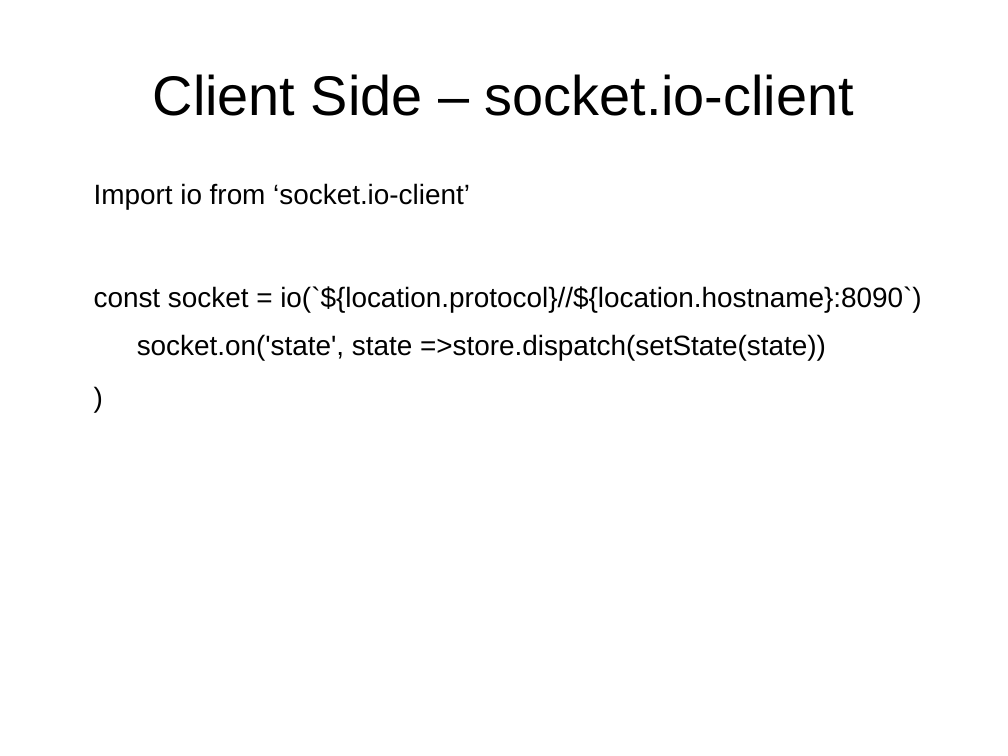
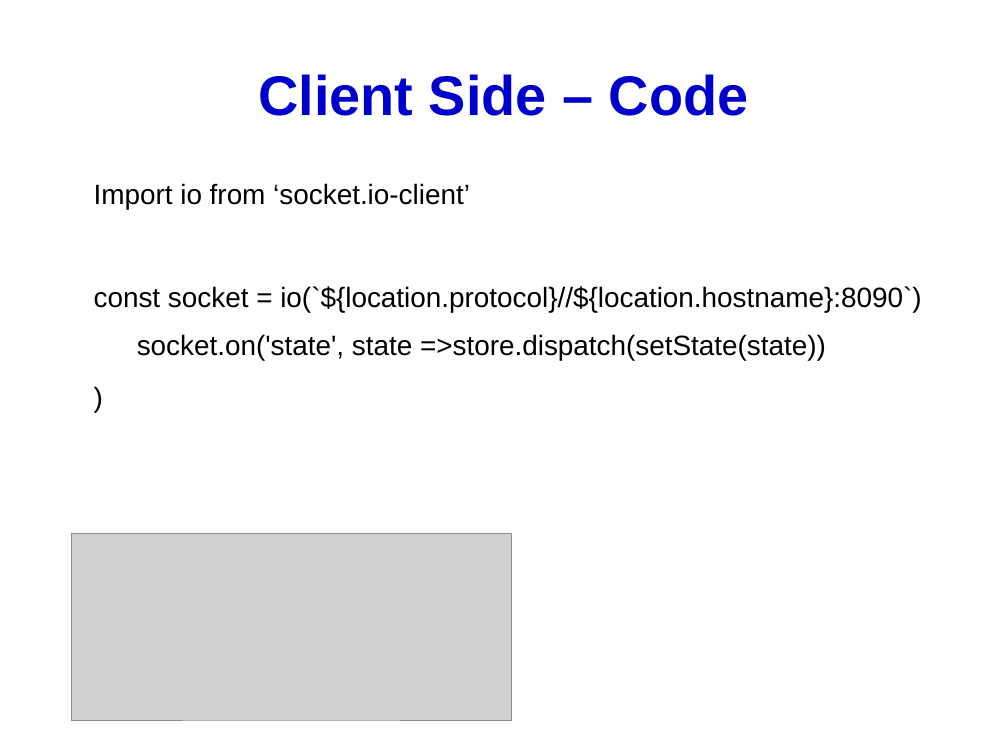
Before and after one commit to richardjohns/socketclienttest, a slide deck: slide 9 of Presentation.odp (slide 5 before the commit). Drawn at 1008x756 pixels with LibreOffice and Linux fonts; fonts in the diff are those of the drawing; grey boxes stand for pictures. Boxes give left, top, right and bottom in pixels: in the first picture for what was removed or moved away, otherwise in the second. Text is boxed around its words. In the diff, an @@ line names an element or a change of style, - is before the commit and + after.

```diff
--- a/Presentation.odp
+++ b/Presentation.odp
@@ title at box(258, 74, 749, 116): text changed; text colour #000000 to #0000CC; bold on @@
-Client Side – socket.io-client
+Client Side – Code
@@ picture added at box(72, 533, 511, 720) @@
```
Also in this commit, not shown: 6 other slides changed, 6 slides added, 16 other files.
